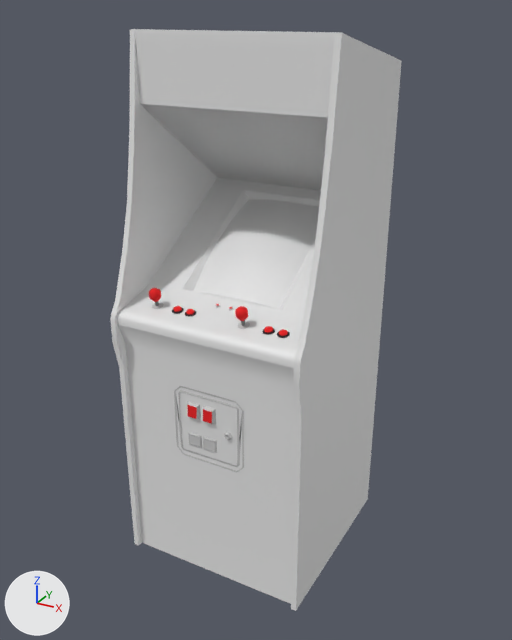
A saved change to the Blender file Assets/_Project/AddressableResources/Games/Magic/magic-deniro-80-vert.blend.
One viewpoint serves both versions: a camera (50 mm lens) standing at (1.047, -1.901, 1.786) and looking at (0.01, -0.014, 0.842). The axes (+X, +Y, +Z) are drawn at lower left. The lights are the same throughout.

Names of what the first picture shows: 'magic-deniro-80-vert', 'magic-deniro-80-vert_generic', 'magic-deniro-80-vert_marquee', 'magic-deniro-80-vert_screen'.
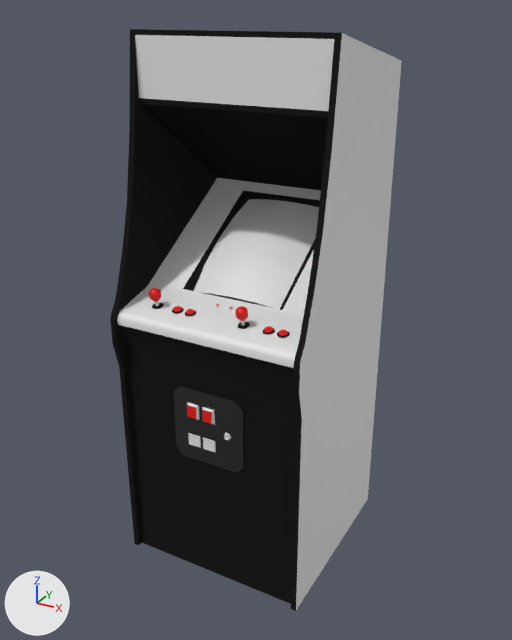
Where the newer file only moved an object's origin or applied its transform, the numbers keep the older frame.

Changed parts and their boxes [x1, y1, x2, y2] in the pictures (512 x 640 px):
```json
{"object": "magic-deniro-80-vert", "change": "recoloured, reshaped", "before": [110, 29, 342, 611], "after": [110, 29, 389, 611], "on screen": "grey to black"}
{"part": 1, "of": "me_magic_deniro_80_vert", "change": "cut back", "before": [115, 32, 342, 545], "after": [115, 32, 389, 545]}
{"part": 2, "of": "me_magic_deniro_80_vert", "change": "recoloured", "before": [152, 303, 290, 338], "after": [152, 303, 290, 338]}
{"part": 3, "of": "me_magic_deniro_80_vert", "change": "recoloured", "before": [149, 288, 288, 336], "after": [149, 288, 288, 336]}
{"part": 4, "of": "me_magic_deniro_80_vert", "change": "recoloured", "before": [155, 301, 245, 450], "after": [155, 301, 245, 450]}
```

Scene script edits in JSON lines:
```json
{"op": "set", "path": "mat_denirosmagicblack.base_color", "old": "(0.8, 0.8, 0.8)", "new": "(0.0111, 0.0111, 0.0111)", "note": "white #e7e7e7 -> black #1b1b1b"}
{"op": "add", "block": "mat_denirosmagicchrome", "code": ["mat_denirosmagicchrome = principled_material('denirosmagicchrome')", "mat_denirosmagicchrome.base_color = (0.8, 0.8, 0.8)  # white #e7e7e7", "mat_denirosmagicchrome.roughness = 0.0693", "mat_denirosmagicchrome.specular_ior_level = 0.891"]}
{"op": "add", "block": "mat_denirosmagicred", "code": ["mat_denirosmagicred = principled_material('denirosmagicred')", "mat_denirosmagicred.base_color = (0.8, 0.00243, 0.0)  # red #e70800"]}
{"op": "add", "block": "mat_denirosmagicmetalblack", "code": ["mat_denirosmagicmetalblack = principled_material('denirosmagicmetalblack')", "mat_denirosmagicmetalblack.base_color = (0.00902, 0.00902, 0.00902)  # black #181818", "mat_denirosmagicmetalblack.roughness = 0.173", "mat_denirosmagicmetalblack.specular_ior_level = 0.851"]}
{"block": "me_magic_deniro_80_vert", "where": "# used by ob_magic_deniro_80_vert; location = (0.0, 0.0, 0.0)"}
{"op": "remove", "block": "me_magic_deniro_80_vert", "code": "me_magic_deniro_80_vert.from_pydata(...)  # 444 vertices, 421 faces; spans x -0.33..0.33, y -0.34..0.33, z 0.0..1.73"}
{"op": "add", "block": "me_magic_deniro_80_vert", "code": "me_magic_deniro_80_vert.from_pydata(...)  # 437 vertices, 381 faces; spans x -0.33..0.33, y -0.34..0.33, z 0.0..1.73"}
{"block": "me_magic_deniro_80_vert", "change": "me_magic_deniro_80_vert part 1"}
{"block": "me_magic_deniro_80_vert", "change": "40 vertices are removed from x -0.33..0.33, y -0.31..0.33, z 0.46..1.73"}
{"block": "me_magic_deniro_80_vert", "change": "104 faces are deleted"}
{"block": "me_magic_deniro_80_vert", "change": "28 vertices are added at x -0.12..0.12, y -0.31, z 0.46..0.7"}
{"block": "me_magic_deniro_80_vert", "change": "5 new vertices lie (0.0, 0.0, 0.04) away from vertices in x -0.08..0.02, y -0.32..-0.31, z 0.5..0.61"}
{"block": "me_magic_deniro_80_vert", "change": "25 new faces join them, mat_denirosmagicmetalblack (black #181818)"}
{"block": "me_magic_deniro_80_vert", "change": "2 new faces join them, mat_denirosmagicred (red #e70800)"}
{"block": "me_magic_deniro_80_vert", "change": "10 new faces join them, mat_denirosmagicblack (black #1b1b1b)"}
{"block": "me_magic_deniro_80_vert", "change": "27 new faces join them, mat_denirosmagicchrome (white #e7e7e7)"}
{"block": "me_magic_deniro_80_vert", "change": "me_magic_deniro_80_vert part 2: 54 faces spanning x -0.22..0.25, y -0.27..-0.24, z 0.93..0.94 switch from mat_denirosmagiccol (picture img_denirosmagiccol_tiff) to mat_denirosmagicblack (black #1b1b1b)"}
{"block": "me_magic_deniro_80_vert", "change": "me_magic_deniro_80_vert part 3: 196 faces spanning x -0.23..0.24, y -0.29..-0.19, z 0.94..1.0 switch from mat_denirosmagiccol (picture img_denirosmagiccol_tiff) to mat_denirosmagicred (red #e70800)"}
{"block": "me_magic_deniro_80_vert", "change": "me_magic_deniro_80_vert part 4: 29 faces spanning x -0.21..0.11, y -0.31..-0.19, z 0.5..0.96 switch from mat_denirosmagiccol (picture img_denirosmagiccol_tiff) to mat_denirosmagicchrome (white #e7e7e7)"}
{"op": "add", "block": "me_magic_deniro_80_vert", "code": "me_magic_deniro_80_vert.materials.append(mat_denirosmagicmetalblack)  # black #181818"}
```
